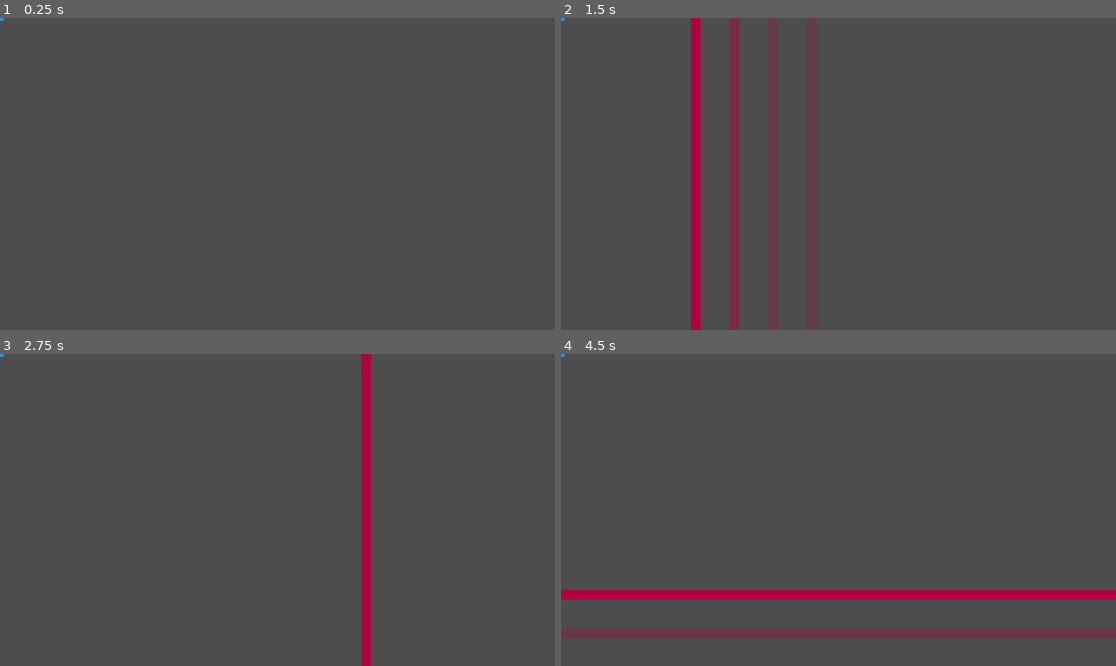
Above: before the commit, frames 1-4 (two rows, left to right).
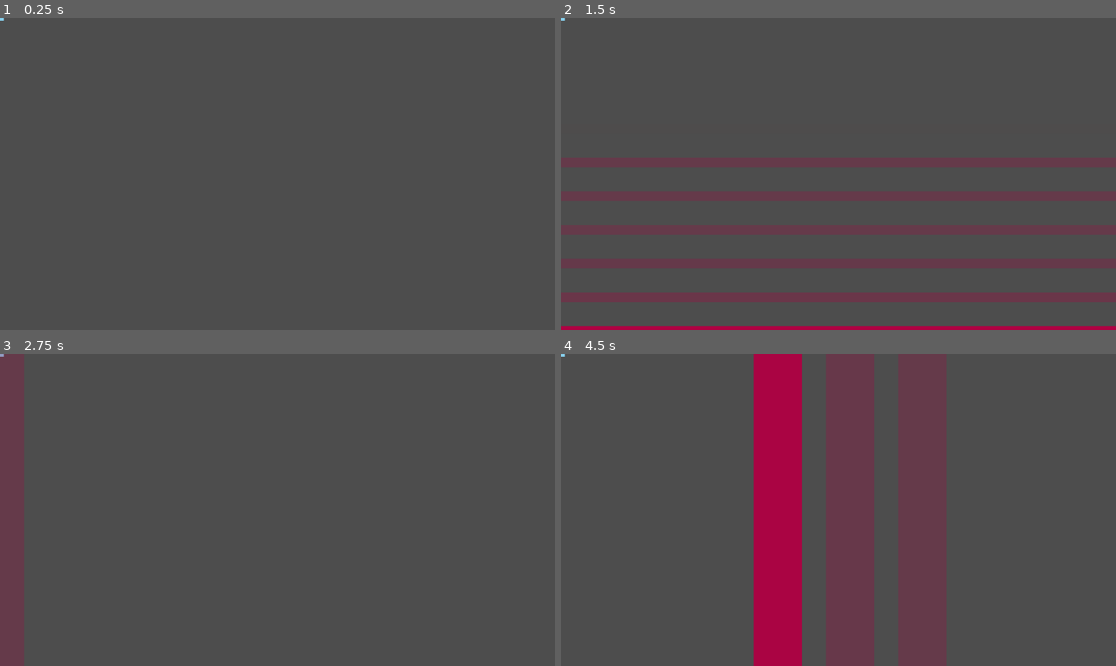
Above: after the commit, the same moments.

Repository: Sosenteam/sa-bullet-hell
Game: Godot game, scene res://levels/testing_level.tscn
Two runs of this game, one before a commit and one after it. Both use one fixed random seed, a clock stepped at 60 frames per second and the inputs below.
Inputs:
- Up to frame 1 (0.25 s): no input
- Up to frame 2 (1.5 s): tap Enter at 0.5 s
- Up to frame 3 (2.75 s): no input
- Up to frame 4 (4.5 s): no input

The runs differ from the first frame. In frame 1, less than 0.1% of the frame differs, in the area x 0-1%, y 0-1%; in frame 2, 7.4%; in frame 3, 1.8%; in frame 4, 22%, in the area x 0-100%, y 0-100%.

Commit message:
added wipes, and hit detection

Diff:
--- a/hit_management/hitzone.gd
+++ b/hit_management/hitzone.gd
@@ -1,6 +1,6 @@
 extends Area2D
 
-@onready var collision_shape = $CollisionShape2D
+@onready var collision_shape = $CollisionPolygon2D
 @onready var draw_shape = $Polygon2D
 
 @export var default_indicator_in = 0.25
@@ -16,9 +16,7 @@
 var fade_out = default_fade_out
 
 
-var enabled = false:
-	set(b):
-		enabled = b
+var enabled = false
 
 func _ready() -> void:
 	var tween = get_tree().create_tween()
@@ -28,9 +26,18 @@
 	tween.tween_property(draw_shape,"color",Color(0.691, 0.0, 0.261, 0.25),indicator_in)
 	tween.tween_interval(indicator_hold)
 	tween.tween_property(draw_shape,"color",Color(0.691, 0.0, 0.261, 1.0),fade_in)
-	#tween.tween_property(,enabled,true,0)
+	tween.tween_callback(
+		func enable_hitbox():
+			enabled = true
+			set_collision_mask_value(1,true)
+	)
 	tween.tween_interval(hold)
-	#tween.tween_property($".",enabled,true,1)
+	tween.tween_callback(
+		func disable_hitbox():
+			enabled = false
+			set_collision_mask_value(1,false)
+
+	)
 	tween.tween_property(draw_shape,"color",Color(0.691, 0.0, 0.261, 0),fade_out)
 
 	tween.tween_callback(queue_free)
@@ -38,7 +45,6 @@
 
 func move(x,y,width,height):
 	position = Vector2(x,y)
-	collision_shape.shape.size = Vector2(width,height)
 	var verts: PackedVector2Array = []
 	verts.resize(4)
 	verts[0] = Vector2(x-width,y-height)
@@ -46,8 +52,15 @@
 	verts[2] = Vector2(x+width,y+height)
 	verts[3] = Vector2(x-width,y+height)
 	draw_shape.set_polygon(verts)
+	collision_shape.set_polygon(verts)
 
 func set_fade_time(new_fade_in,new_hold,new_fade_out):
 	fade_in = new_fade_in
 	hold = new_hold
 	fade_out = new_fade_out
+
+
+
+func _on_body_entered(body: Node2D) -> void:
+	if(body.has_method("hit")):
+		body.hit()
--- a/hit_management/hitzone.tscn
+++ b/hit_management/hitzone.tscn
@@ -2,14 +2,12 @@
 
 [ext_resource type="Script" uid="uid://b0fmjxbuf805s" path="res://hit_management/hitzone.gd" id="1_q2420"]
 
-[sub_resource type="RectangleShape2D" id="RectangleShape2D_7t3w2"]
-size = Vector2(110, 171)
-
 [node name="Hitzone" type="Area2D" unique_id=1604994579]
+collision_mask = 0
 script = ExtResource("1_q2420")
 
-[node name="CollisionShape2D" type="CollisionShape2D" parent="." unique_id=381806011]
-shape = SubResource("RectangleShape2D_7t3w2")
-debug_color = Color(0.9663777, 0.18915969, 0, 0.41960785)
+[node name="Polygon2D" type="Polygon2D" parent="." unique_id=1423423565]
 
-[node name="Polygon2D" type="Polygon2D" parent="." unique_id=1423423565]
+[node name="CollisionPolygon2D" type="CollisionPolygon2D" parent="." unique_id=1039189123]
+
+[connection signal="body_entered" from="." to="." method="_on_body_entered"]
--- a/hit_management/hitzone_player.gd
+++ b/hit_management/hitzone_player.gd
@@ -2,9 +2,43 @@
 
 var hitzone = preload("res://hit_management/hitzone.tscn")
 
+var current_x
+var current_y
 
 func create_zone(pos:Vector2,size:Vector2):
-	print("create_zone() called")
+	#print("zone created at ",pos," with size ",size)
 	var zone = hitzone.instantiate()
 	add_child(zone)
 	zone.move(pos.x,pos.y,size.x,size.y)
+
+func create_horizontal_wipe(start_x:float,size_x:float,distance_x:float,end_x:float,time_between:float):
+	current_x = start_x
+
+	var wipe_tween = get_parent().create_tween()
+	wipe_tween.set_loops(floor((end_x-start_x)/distance_x))
+	wipe_tween.tween_callback(
+		func zone_create():
+			create_zone(Vector2(current_x,0),Vector2(size_x,2000))
+	)
+	wipe_tween.tween_interval(time_between)
+	#wipe_tween.tween_property(self,"current_x",1,0).as_relative()
+	wipe_tween.tween_callback(
+		func increment_x():
+			current_x+=distance_x
+	)
+
+func create_vertical_wipe(start_y:float,size_y:float,distance_y:float,end_y:float,time_between:float):
+	current_y = start_y
+
+	var wipe_tween = get_parent().create_tween()
+	wipe_tween.set_loops(floor((end_y-start_y)/distance_y))
+	wipe_tween.tween_callback(
+		func zone_create():
+			create_zone(Vector2(0,current_y),Vector2(2000,size_y))
+	)
+	wipe_tween.tween_interval(time_between)
+	#wipe_tween.tween_property(self,"current_x",1,0).as_relative()
+	wipe_tween.tween_callback(
+		func increment_y():
+			current_y+=distance_y
+	)
--- a/hit_management/hitzone_player.tscn
+++ b/hit_management/hitzone_player.tscn
@@ -4,7 +4,7 @@
 
 [sub_resource type="Animation" id="Animation_y6oul"]
 resource_name = "test"
-length = 4.7
+length = 7.9
 loop_mode = 1
 tracks/0/type = "method"
 tracks/0/imported = false
@@ -13,56 +13,17 @@
 tracks/0/interp = 1
 tracks/0/loop_wrap = true
 tracks/0/keys = {
-"times": PackedFloat32Array(0.39999998, 0.6, 0.79999995, 1, 1.1999999, 1.4, 1.5999999, 1.8, 2.6533332, 2.8333333, 3.0333333, 3.233333, 3.4333332, 3.6333332, 3.833333, 4.0333333),
-"transitions": PackedFloat32Array(1, 1, 1, 1, 1, 1, 1, 1, 1, 1, 1, 1, 1, 1, 1, 1),
+"times": PackedFloat32Array(0.23333335, 2.4666667, 5.4333334),
+"transitions": PackedFloat32Array(1, 1, 1),
 "values": [{
-"args": [Vector2(100, 0), Vector2(10, 1600)],
-"method": &"create_zone"
+"args": [500.0, 10.0, -35.0, -100.0, 0.1],
+"method": &"create_vertical_wipe"
 }, {
-"args": [Vector2(140, 0), Vector2(10, 1600)],
-"method": &"create_zone"
+"args": [0.0, 50.0, 75.0, 1000.0, 0.35],
+"method": &"create_horizontal_wipe"
 }, {
-"args": [Vector2(180, 0), Vector2(10, 1600)],
-"method": &"create_zone"
-}, {
-"args": [Vector2(220, 0), Vector2(10, 1600)],
-"method": &"create_zone"
-}, {
-"args": [Vector2(260, 0), Vector2(10, 1600)],
-"method": &"create_zone"
-}, {
-"args": [Vector2(300, 0), Vector2(10, 1600)],
-"method": &"create_zone"
-}, {
-"args": [Vector2(340, 0), Vector2(10, 1600)],
-"method": &"create_zone"
-}, {
-"args": [Vector2(380, 0), Vector2(10, 1600)],
-"method": &"create_zone"
-}, {
-"args": [Vector2(0, 50), Vector2(1600, 10)],
-"method": &"create_zone"
-}, {
-"args": [Vector2(140, 90), Vector2(1600, 10)],
-"method": &"create_zone"
-}, {
-"args": [Vector2(0, 130), Vector2(1600, 10)],
-"method": &"create_zone"
-}, {
-"args": [Vector2(0, 170), Vector2(1600, 10)],
-"method": &"create_zone"
-}, {
-"args": [Vector2(0, 210), Vector2(1600, 10)],
-"method": &"create_zone"
-}, {
-"args": [Vector2(0, 250), Vector2(1600, 10)],
-"method": &"create_zone"
-}, {
-"args": [Vector2(0, 290), Vector2(1600, 10)],
-"method": &"create_zone"
-}, {
-"args": [Vector2(0, 330), Vector2(1600, 10)],
-"method": &"create_zone"
+"args": [0.0, 10.0, 35.0, 800.0, 0.1],
+"method": &"create_vertical_wipe"
 }]
 }
 
--- a/player/character_controller.gd
+++ b/player/character_controller.gd
@@ -6,7 +6,7 @@
 @onready var dash_cooldown_timer: Timer = $"../DashTimer/DashCooldown"
 
 @export var player_id = 1 # 1 or 2
-
+@export var player_color: Color = Color.SKY_BLUE
 @export_category("Movement")
 @export var max_speed = 800
 @export var acceleration_speed = 200
@@ -20,6 +20,7 @@
 
 func _ready() -> void:
 	dash_timer.timeout.connect(on_dash_end)
+	rectangle.color = player_color
 
 func _physics_process(delta: float) -> void:
 	#print(dash_cooldown_timer.time_left)
@@ -58,3 +59,10 @@
 func on_dash_end():
 	is_dashing = false
 	dash_cooldown_timer.start()
+
+func hit():
+	print("HAHA YOU GOT HIT")
+	var hit_tween = get_parent().create_tween()
+	hit_tween.tween_property(rectangle,"color",Color.WHITE,0.25)
+	hit_tween.tween_interval(0.25)
+	hit_tween.tween_property(rectangle,"color",player_color,0.5)
--- /dev/null
+++ b/player/player.gd
@@ -0,0 +1,6 @@
+extends CharacterBody2D
+
+@onready var character_controller = $CharacterController
+
+func hit():
+	character_controller.hit()
--- a/player/player.tscn
+++ b/player/player.tscn
@@ -1,5 +1,6 @@
 [gd_scene format=3 uid="uid://yjjijai7t87k"]
 
+[ext_resource type="Script" uid="uid://cpxd5oqcubg1j" path="res://player/player.gd" id="1_g1dw6"]
 [ext_resource type="PackedScene" uid="uid://gdxfofjexlwi" path="res://player/character_controller.tscn" id="1_oul6g"]
 [ext_resource type="Script" uid="uid://cd85433mmtjvs" path="res://player/trail.gd" id="2_rkbax"]
 
@@ -15,6 +16,7 @@
 radius = 5.0
 
 [node name="Player" type="CharacterBody2D" unique_id=668815064]
+script = ExtResource("1_g1dw6")
 
 [node name="Trail" type="Line2D" parent="." unique_id=939166219]
 width = 12.0
--- a/project.godot
+++ b/project.godot
@@ -78,6 +78,10 @@
 ]
 }
 
+[layer_names]
+
+2d_physics/layer_1="Hitzone"
+
 [physics]
 
 3d/physics_engine="Jolt Physics"
Not shown, added: player/player.gd.uid
